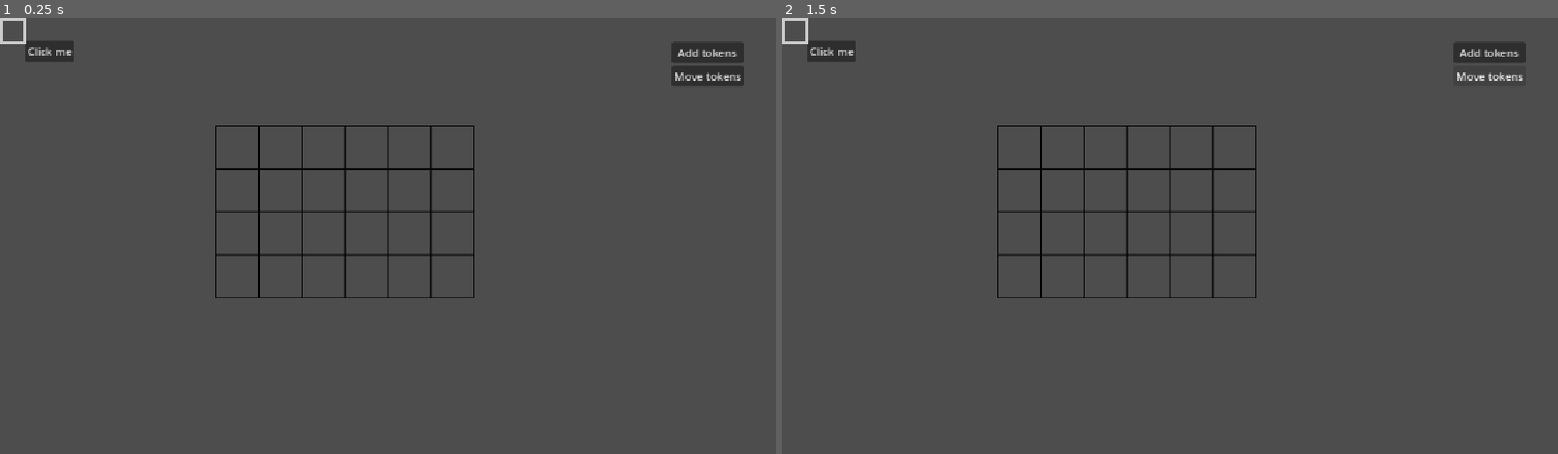
Above: before the commit, frames 1-2 (left to right).
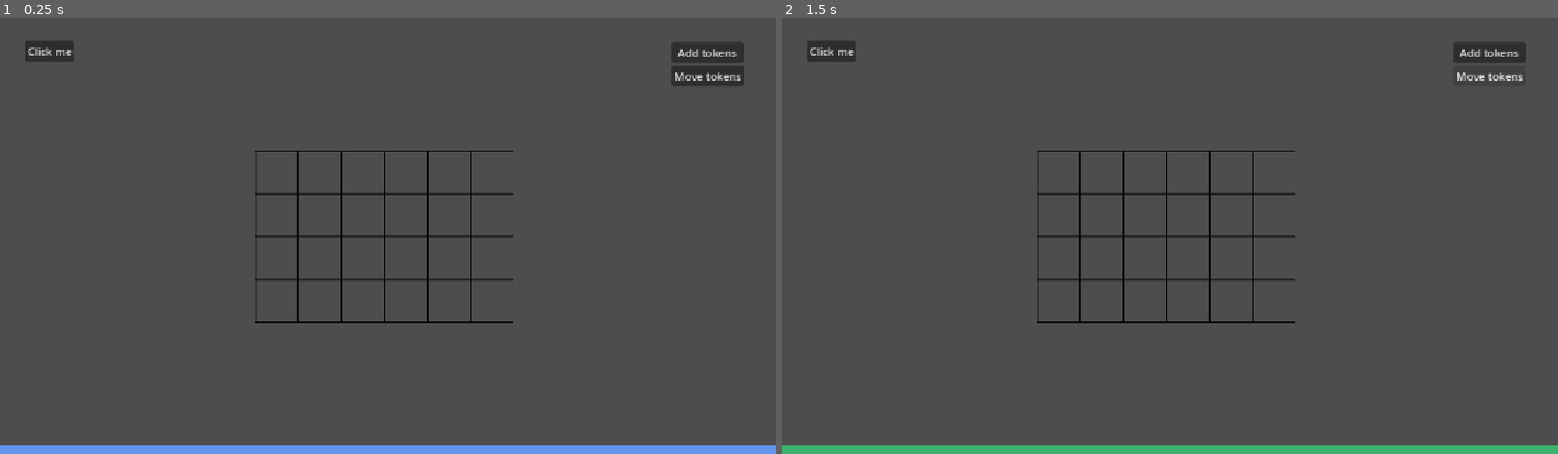
Above: after the commit, the same moments.

Repository: gishsi/combat-tracker
Game: Godot game, scene res://world.tscn
Same seed, same stepped clock (60 frames per second), same inputs: the game is played once before the commit and once after it. The engine's default icon, where the game draws it, is replaced by a stand-in: a white triangle on a blue panel in a dark square.
Inputs:
- Up to frame 1 (0.25 s): no input
- Up to frame 2 (1.5 s): click "Add tokens" at 0.5 s; click "Move tokens" at 1.25 s

The runs differ from the first frame. In frame 1, 4.2% of the frame differs, in the area x 0-100%, y 0-100%; in frame 2, 4.2%.

Commit message:
inidicate mode on ui

Diff:
--- a/Scripts/world.gd
+++ b/Scripts/world.gd
@@ -1 +1,9 @@
 extends Node2D
+
+@onready var modeIndicatorRect = $ColorRect
+
+func _on_add_tokens_button_pressed() -> void:
+	modeIndicatorRect.color = Color.CORNFLOWER_BLUE
+
+func _on_move_tokens_button_pressed() -> void:
+	modeIndicatorRect.color = Color.MEDIUM_SEA_GREEN
--- a/world.tscn
+++ b/world.tscn
@@ -18,18 +18,11 @@
 sources/0 = SubResource("TileSetAtlasSource_tlwt5")
 sources/1 = SubResource("TileSetScenesCollectionSource_aqk2v")
 
-[sub_resource type="StyleBoxFlat" id="StyleBoxFlat_036b0"]
-bg_color = Color(0.6, 0.6, 0.6, 0)
-border_width_left = 5
-border_width_top = 5
-border_width_right = 5
-border_width_bottom = 5
-
 [node name="World" type="Node2D" unique_id=1332943441]
 script = ExtResource("1_036b0")
 
 [node name="Grid" type="Node2D" parent="." unique_id=1033833114]
-position = Vector2(320, 160)
+position = Vector2(379, 197)
 
 [node name="TileMapLayer" type="TileMapLayer" parent="Grid" unique_id=1374609486]
 tile_map_data = PackedByteArray("AAAAAAAAAAAAAAAAAAABAAAAAAAAAAAAAAAAAAEAAAAAAAAAAAACAAAAAAAAAAAAAAACAAEAAAAAAAAAAAACAA …(304 unchanged characters)…
@@ -63,21 +56,15 @@
 layout_mode = 2
 text = "Move tokens"
 
-[node name="Control" type="Control" parent="." unique_id=1926028305]
-layout_mode = 3
-anchors_preset = 0
+[node name="ColorRect" type="ColorRect" parent="." unique_id=1089050105]
+offset_top = 635.0
 offset_right = 40.0
-offset_bottom = 40.0
-
-[node name="Panel" type="Panel" parent="Control" unique_id=1115198345]
-layout_mode = 1
-anchors_preset = 15
-anchor_right = 1.0
-anchor_bottom = 1.0
-grow_horizontal = 2
-grow_vertical = 2
-theme_override_styles/panel = SubResource("StyleBoxFlat_036b0")
+offset_bottom = 675.0
+scale = Vector2(28.8, 0.36)
+color = Color(0.39215687, 0.58431375, 0.92941177, 1)
 
 [connection signal="token_data_selected" from="TokensListContainer/Button" to="Grid/TileMapLayer" method="_on_button_token_data_selected"]
+[connection signal="pressed" from="ModeButtonsContainer/AddTokensButton" to="." method="_on_add_tokens_button_pressed"]
 [connection signal="pressed" from="ModeButtonsContainer/AddTokensButton" to="Grid/TileMapLayer" method="_on_add_tokens_button_pressed"]
+[connection signal="pressed" from="ModeButtonsContainer/MoveTokensButton" to="." method="_on_move_tokens_button_pressed"]
 [connection signal="pressed" from="ModeButtonsContainer/MoveTokensButton" to="Grid/TileMapLayer" method="_on_move_tokens_button_pressed"]
